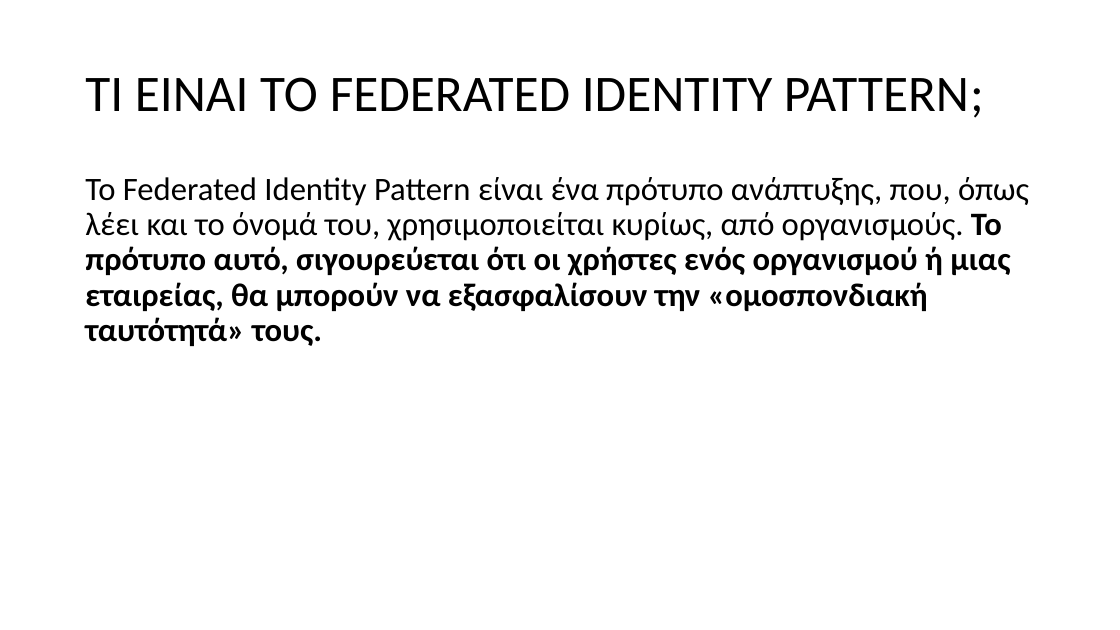
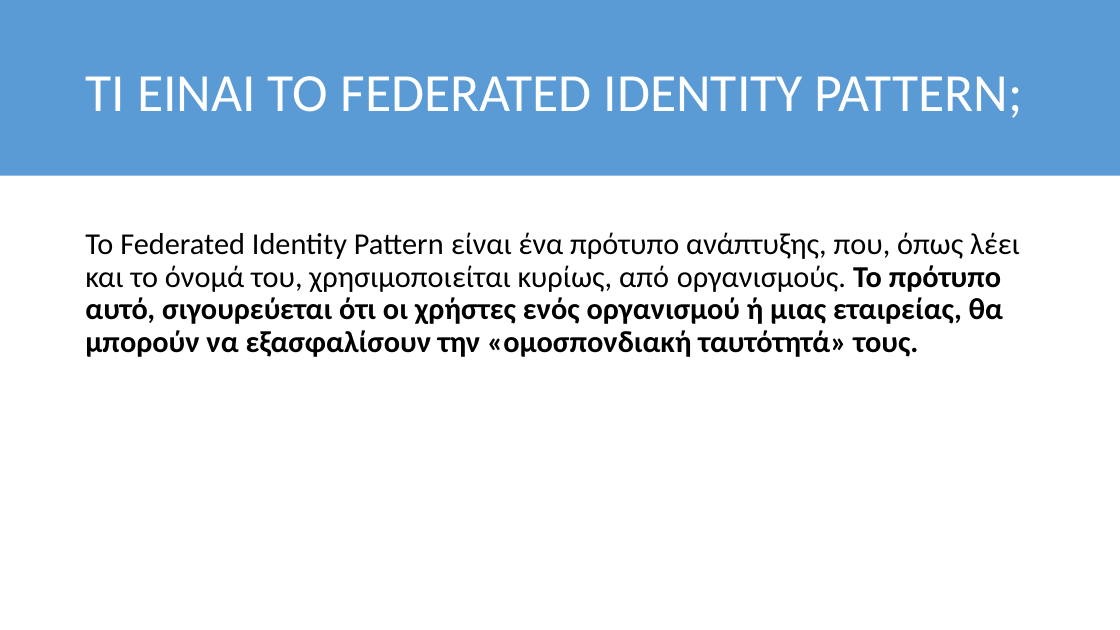
Before and after one commit to GeorgeMC2610/Design-Patterns, a slide deck: slide 3 of Exercise 3/Microsoft Design Patterns/Microsoft Design Patterns.pptx. Drawn at 1120x630 pixels with LibreOffice and Linux fonts; fonts in the diff are those of the drawing. Boxes give left, top, right and bottom in pixels: in the first picture for what was removed or moved away, otherwise in the second. Text is boxed around its words. In the diff, an @@ line names an element or a change of style, - is before the commit and + after.

```diff
--- a/Exercise 3/Microsoft Design Patterns/Microsoft Design Patterns.pptx
+++ b/Exercise 3/Microsoft Design Patterns/Microsoft Design Patterns.pptx
@@ rectangle added at bbox=[0, 0, 1120, 176], fill #5B9BD5 @@
@@ title "ΤΙ ΕΙΝΑΙ ΤΟ FEDERATED IDENTITY ..." at bbox=[85, 76, 1023, 118]: size 44 to 46 pt, text colour #000000 to #FFFFFF @@
@@ text "To Federated Identity Pattern είναι ...": place and size @@
-text "To Federated Identity Pattern είναι ..." at bbox=[85, 177, 1029, 346]
+text "To Federated Identity Pattern είναι ..." at bbox=[85, 232, 1020, 357]
@@ text "To Federated Identity Pattern είναι ..." at bbox=[85, 232, 1020, 357]: size 28 to 26 pt @@
```
Also in this commit, not shown: 4 other slides changed, 9 slides added, 1 slide removed.
